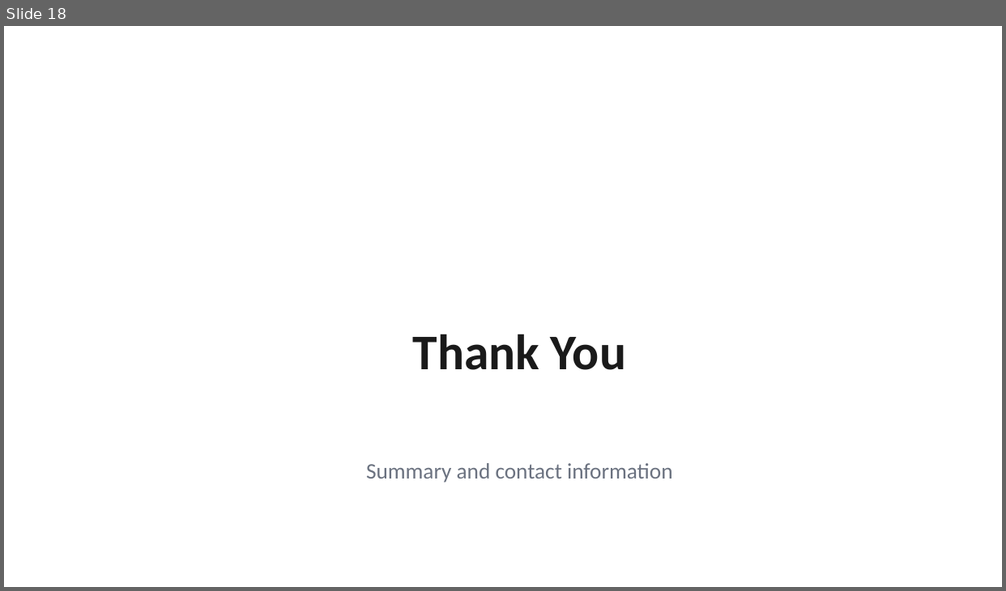
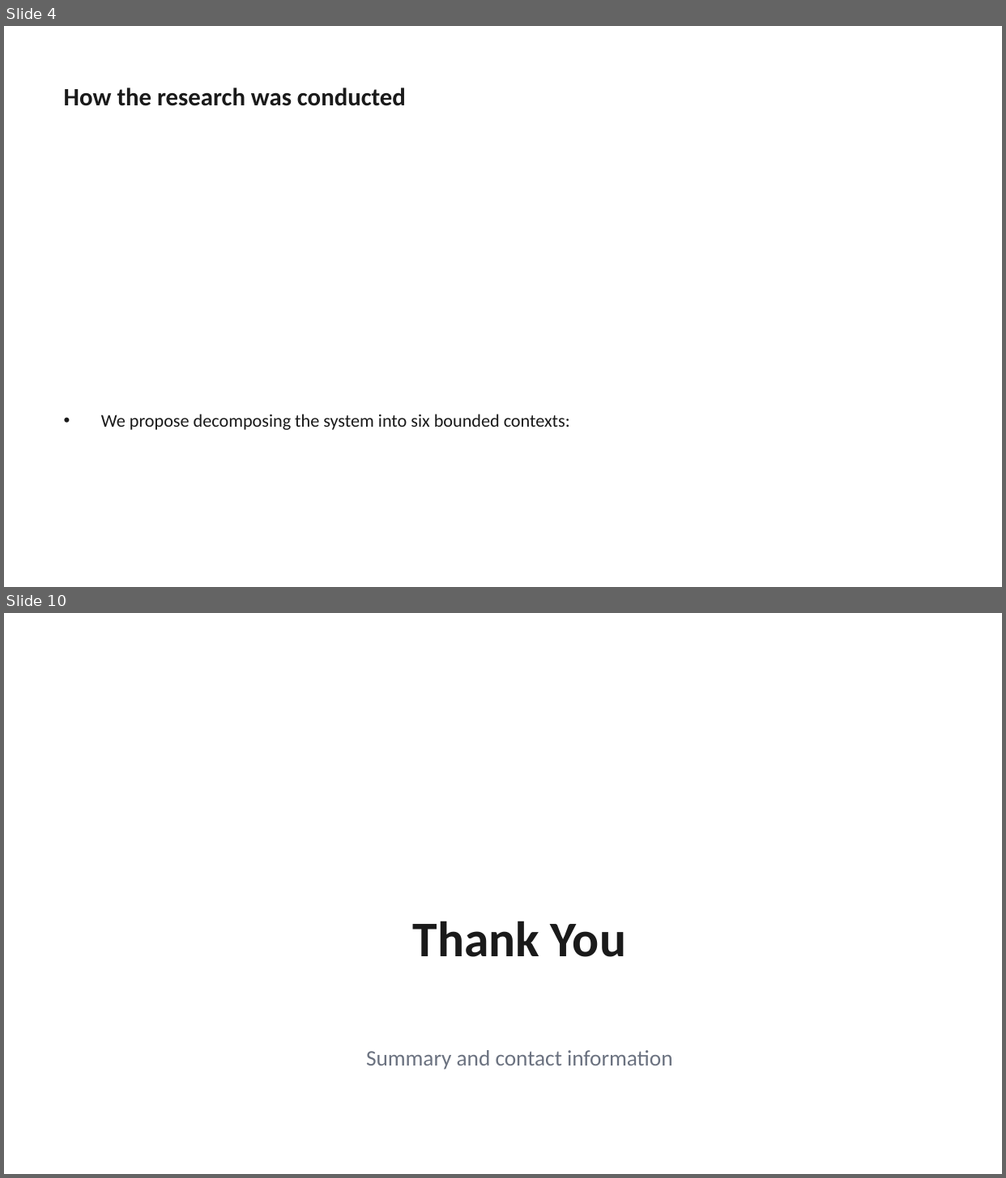
Before and after one commit to AdamYin007/Presentation-OS, a slide deck: examples/business-review/output.pptx. Shown one above the other, each under a label of ours: slide 18 before the commit, slides 4 and 10 after it; the slides between them are not shown. The pictures are 1006x591 and 1006x1178 pixels, drawn with LibreOffice and Linux fonts; fonts in the diff are those of the drawing. Boxes give left, top, right and bottom in pixels: in the first picture for what was removed or moved away, otherwise in the second. Text is boxed around its words. In the diff, an @@ line names an element or a change of style, - is before the commit and + after.

```diff
--- a/examples/business-review/output.pptx
+++ b/examples/business-review/output.pptx
@@ slide 4 added at <box>4,26,1002,587</box>, background #FFFFFF @@
@@ text added at <box>64,88,406,106</box>, 18 pt, text #1A1A1A, bold @@
+How the research was conducted
@@ text added at <box>101,414,570,430</box>, 13 pt, text #1A1A1A @@
+• We propose decomposing the system into six bounded contexts:
@@ what was slide 18 is now slide 10 @@
```
Also in this commit, not shown: 8 other slides added, 17 slides removed, 12 other files.
